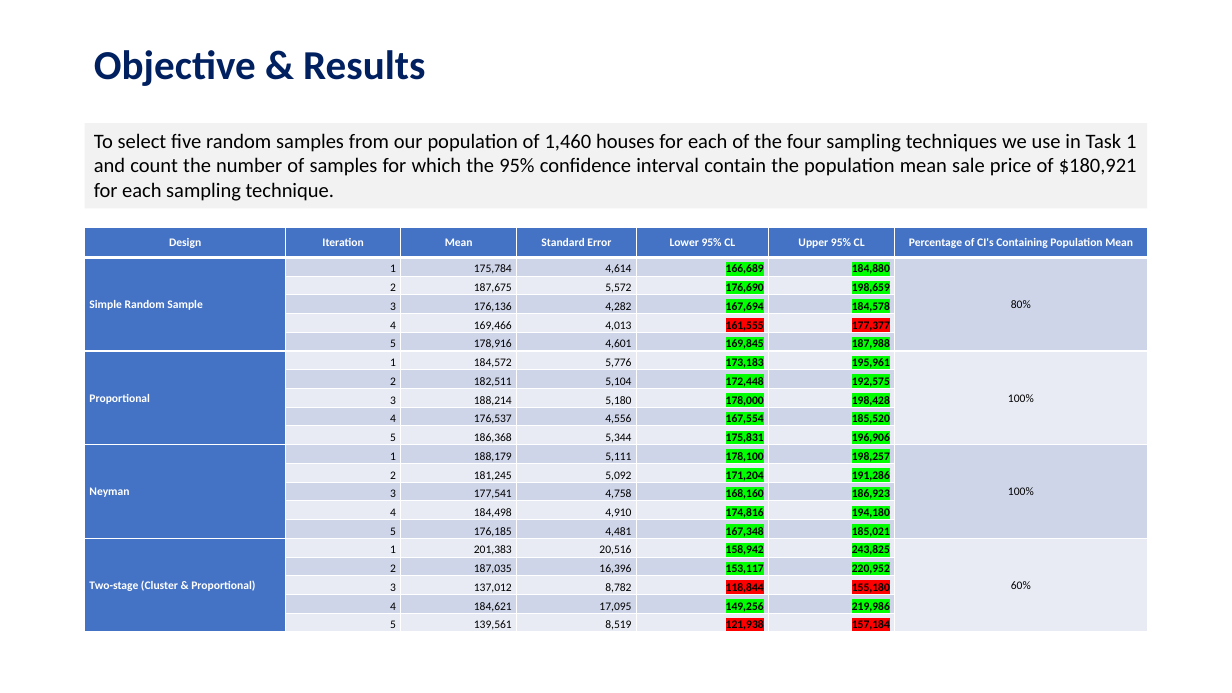
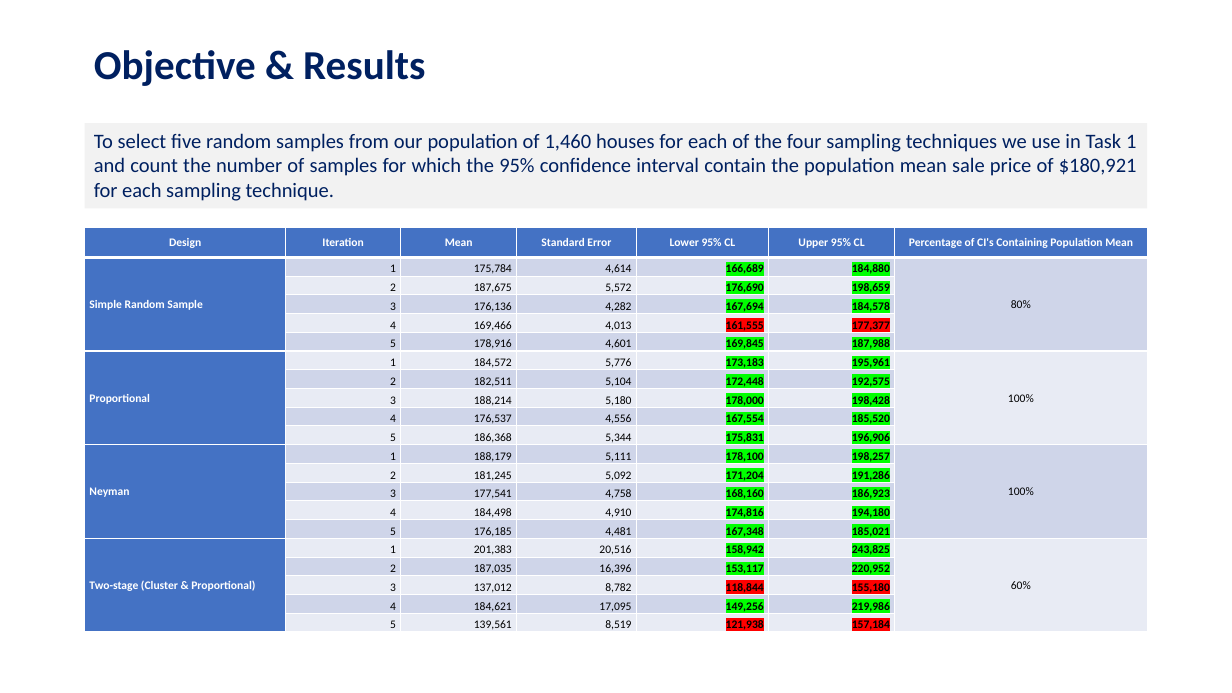
Before and after one commit to dmf42186/MSDS-6370-Statistical-Sampling-Class-Project, a slide deck: slide 14 of Reports/MSDS 6370 Statistical Sampling Project - Sudip Bhattacharyya Dan Freeman.pptx. Drawn at 1232x693 pixels with LibreOffice and Linux fonts; fonts in the diff are those of the drawing. Boxes give left, top, right and bottom in pixels: in the first picture for what was removed or moved away, otherwise in the second. Text is boxed around its words. In the diff, an @@ line names an element or a change of style, - is before the commit and + after.

```diff
--- a/Reports/MSDS 6370 Statistical Sampling Project - Sudip Bhattacharyya Dan Freeman.pptx
+++ b/Reports/MSDS 6370 Statistical Sampling Project - Sudip Bhattacharyya Dan Freeman.pptx
@@ text "To select five random samples ..." at bbox=[85, 123, 1148, 208]: text colour #000000 to #002060 @@
```
Also in this commit, not shown: 3 other slides changed.
